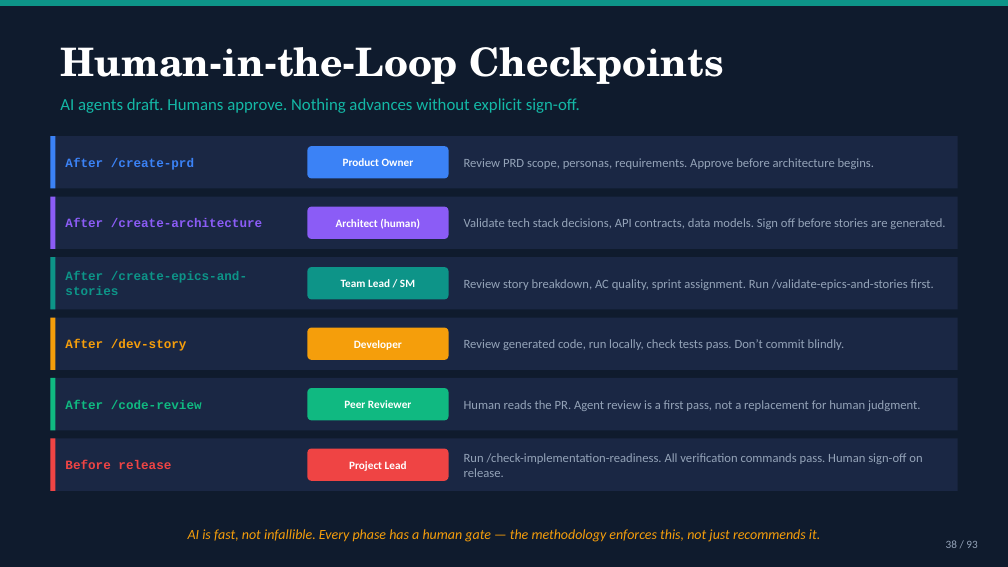
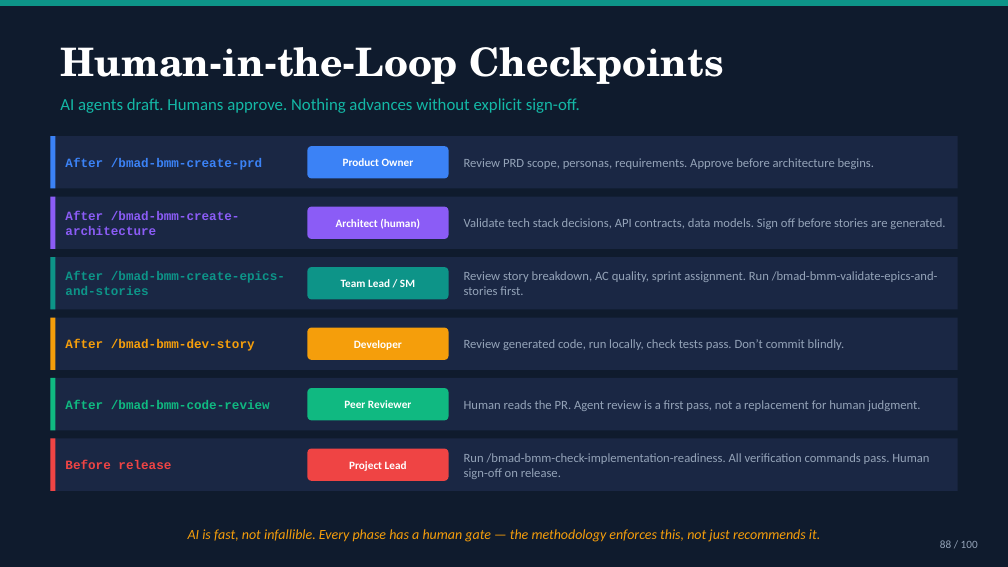
Before and after one commit to mayafit/AI_Agents, a slide deck: slide 88 of _bmad-output/methodology/BMAD_AI_Development_Training.pptx (slide 38 before the commit). Drawn at 1008x567 pixels with LibreOffice and Linux fonts; fonts in the diff are those of the drawing. Boxes give left, top, right and bottom in pixels: in the first picture for what was removed or moved away, otherwise in the second. Text is boxed around its words. In the diff, an @@ line names an element or a change of style, - is before the commit and + after.

```diff
--- a/_bmad-output/methodology/BMAD_AI_Development_Training.pptx
+++ b/_bmad-output/methodology/BMAD_AI_Development_Training.pptx
@@ text at bbox=[65, 158, 262, 170]: text changed @@
-After /create-prd
+After /bmad-bmm-create-prd
@@ text at bbox=[65, 211, 240, 235]: text changed @@
-After /create-architecture
+After /bmad-bmm-create-architecture
@@ text at bbox=[65, 271, 285, 295]: text changed @@
-After /create-epics-and-stories
+After /bmad-bmm-create-epics-and-stories
@@ text at bbox=[464, 271, 938, 295]: text changed @@
-Review story breakdown, AC quality, sprint assignment. Run /validate-epics-and-stories first.
+Review story breakdown, AC quality, sprint assignment. Run /bmad-bmm-validate-epics-and-stories first.
@@ text at bbox=[65, 339, 255, 351]: text changed @@
-After /dev-story
+After /bmad-bmm-dev-story
@@ text at bbox=[65, 400, 270, 409]: text changed @@
-After /code-review
+After /bmad-bmm-code-review
@@ text at bbox=[464, 453, 929, 479]: text changed @@
-Run /check-implementation-readiness. All verification commands pass. Human sign-off on release.
+Run /bmad-bmm-check-implementation-readiness. All verification commands pass. Human sign-off on release.
@@ text at bbox=[940, 540, 978, 548]: text changed @@
-38 / 93
+88 / 100
```
Also in this commit, not shown: 72 other slides changed, 25 slides added, 18 slides removed, 5 other files.
